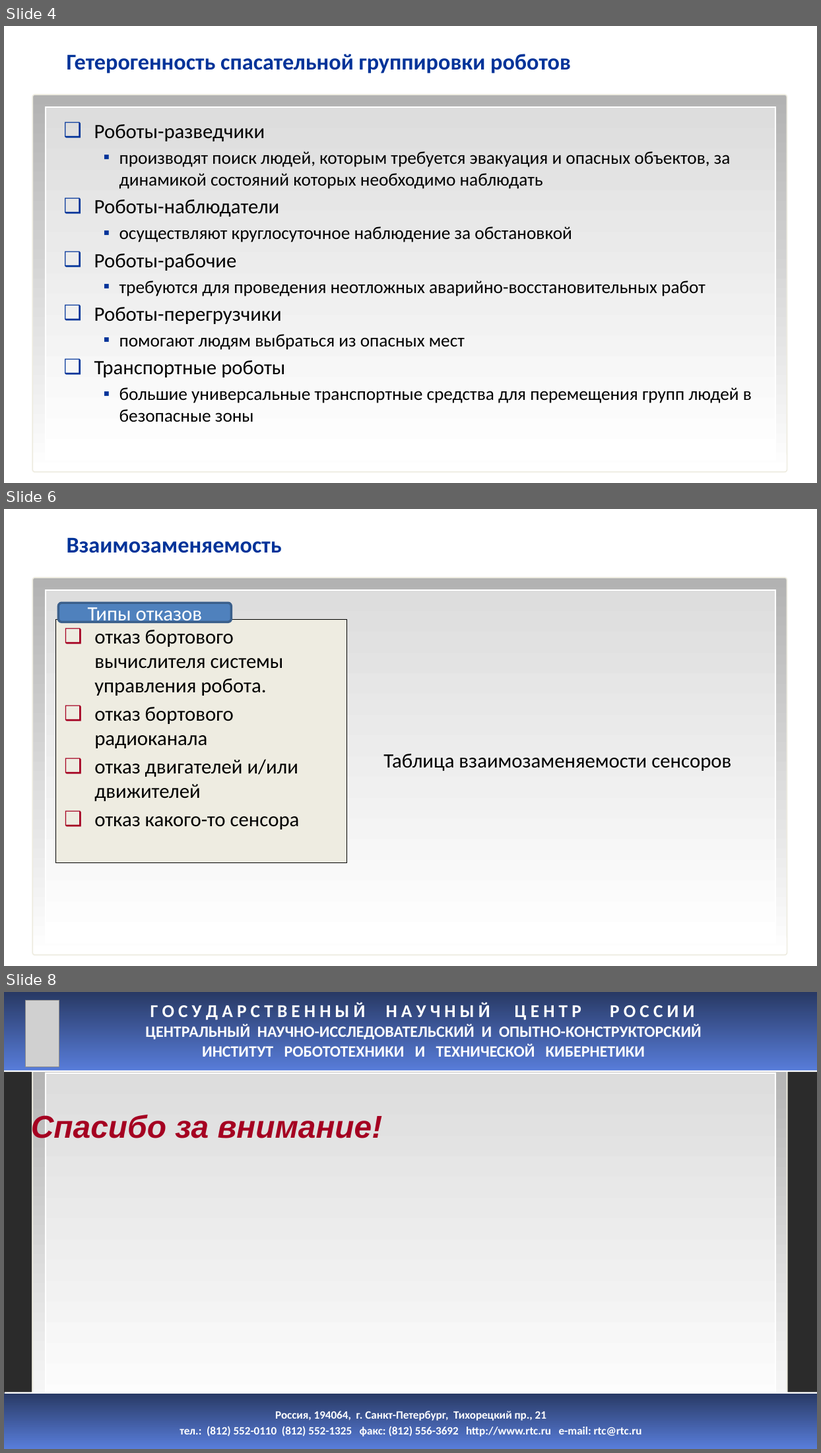
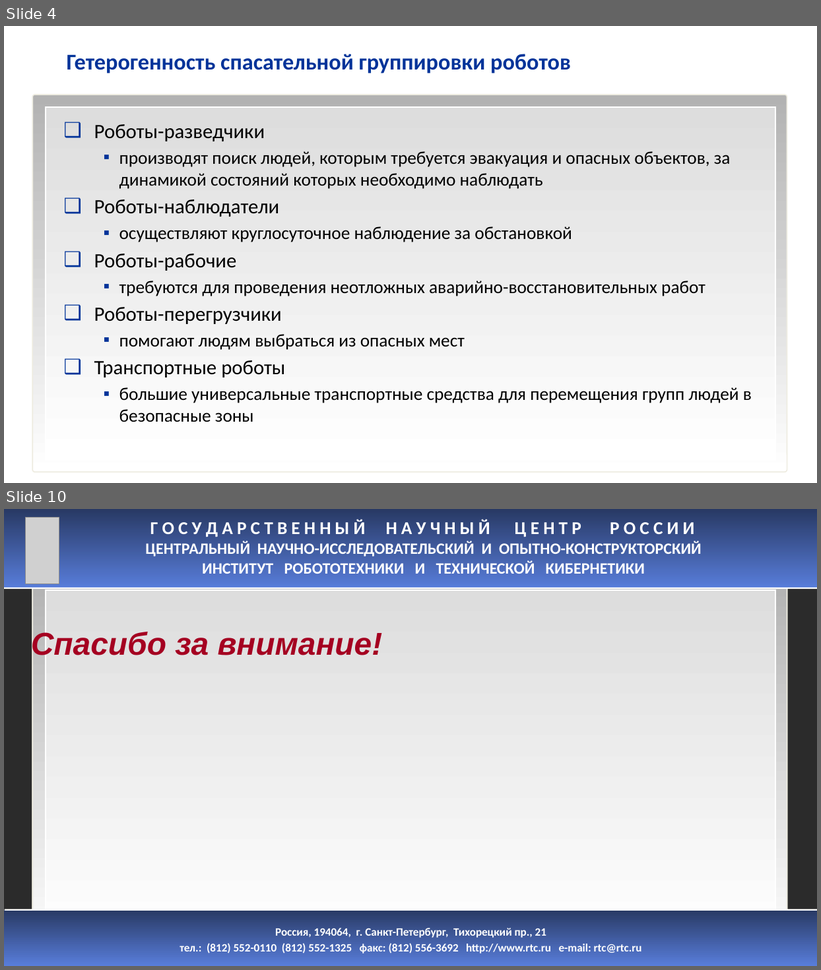
Before and after one commit to hellraptor/RescueRobots, a slide deck: MorskoySalon.pptx. Shown one above the other, each under a label of ours: slides 4, 6 and 8 before the commit, slides 4 and 10 after it; the slides between them are not shown. The pictures are 821x1453 and 821x970 pixels, drawn with LibreOffice and Linux fonts; fonts in the diff are those of the drawing; grey boxes stand for pictures; background and template pictures are left out; a plain dark background stands for a picture behind light text. Boxes give left, top, right and bottom in pixels: in the first picture for what was removed or moved away, otherwise in the second. Text is boxed around its words. In the diff, an @@ line names an element or a change of style, - is before the commit and + after.

```diff
--- a/MorskoySalon.pptx
+++ b/MorskoySalon.pptx
@@ slide 6 removed at (4, 509, 817, 966), background #FFFFFF; not listed: 2 template elements that a slide beside it also shows @@
@@ title removed at (67, 537, 282, 553) @@
-Взаимозаменяемость
@@ rounded rectangle removed at (59, 603, 232, 623) @@
-Типы отказов
@@ text removed at (56, 620, 347, 863) @@
-❑ отказ бортового вычислителя системы управления робота.
-❑ отказ бортового радиоканала
-❑ отказ двигателей и/или движителей
-❑ отказ какого-то сенсора
@@ text removed at (384, 754, 731, 771) @@
-Таблица взаимозаменяемости сенсоров
@@ what was slide 8 is now slide 10 @@
```
Also in this commit, not shown: 1 slide changed, 4 slides added, 1 other slide removed.
